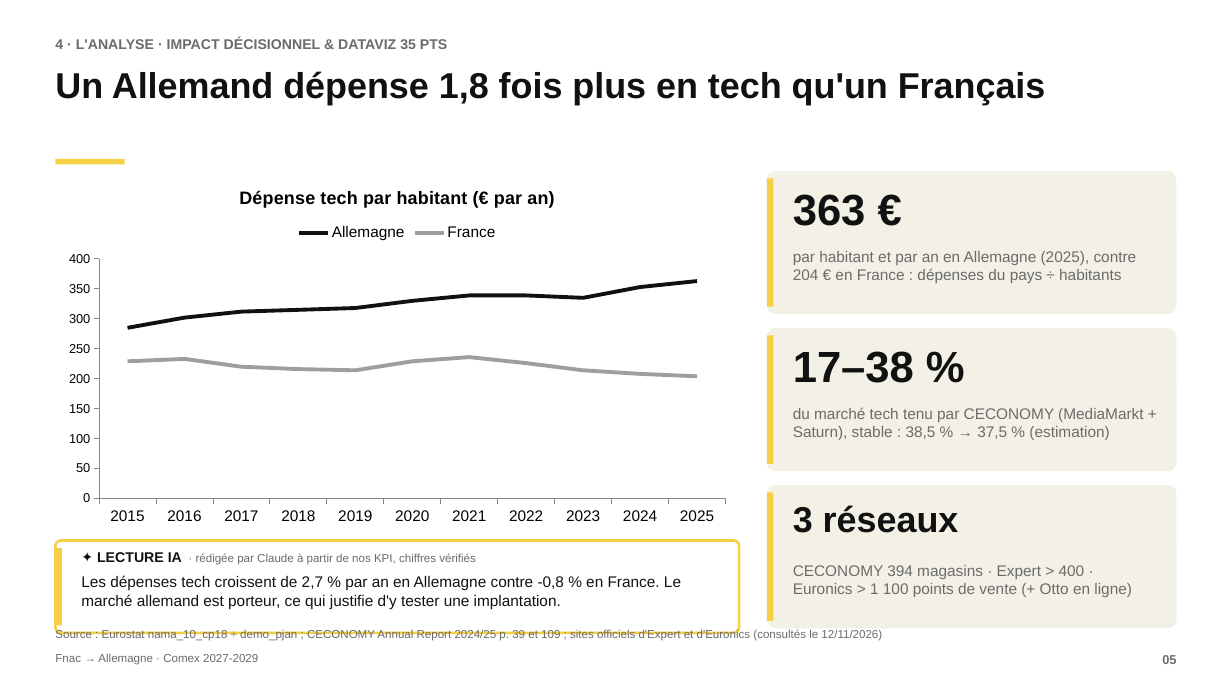
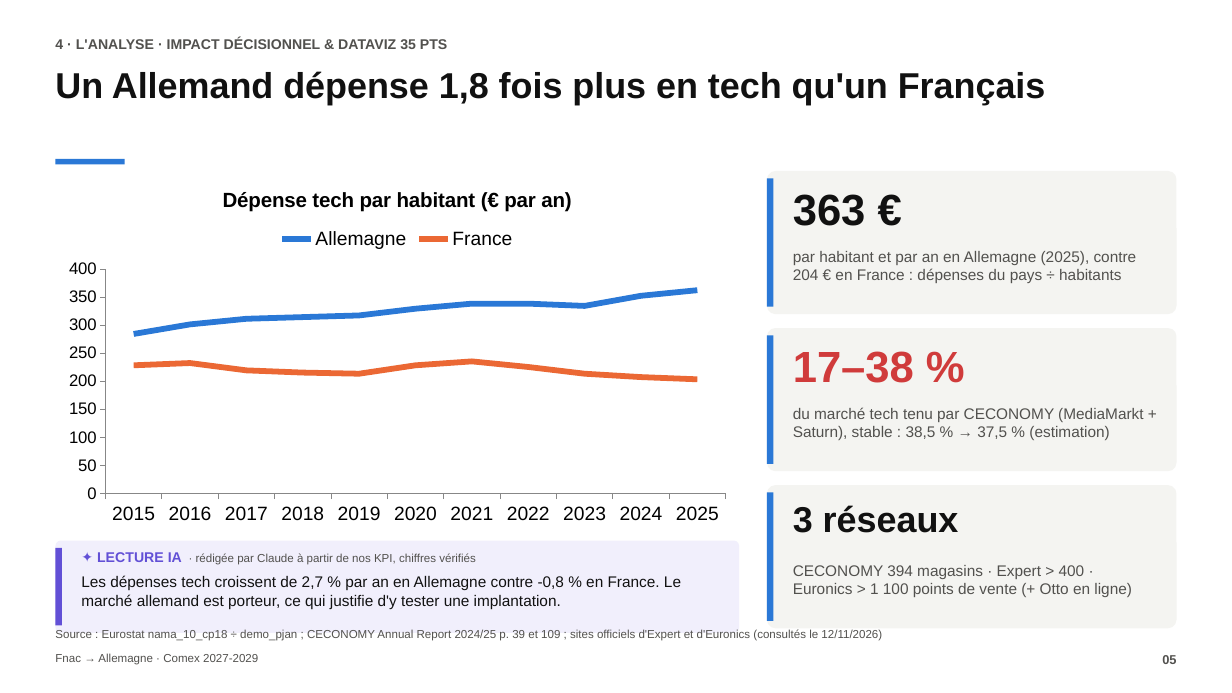
Before and after one commit to romane13long-source/fnac-expansion-allemagne, a slide deck: slide 5 of docs/Comex_Fnac_Allemagne.pptx. Drawn at 1232x693 pixels with LibreOffice and Linux fonts; fonts in the diff are those of the drawing. Boxes give left, top, right and bottom in pixels: in the first picture for what was removed or moved away, otherwise in the second. Text is boxed around its words. In the diff, an @@ line names an element or a change of style, - is before the commit and + after.

```diff
--- a/docs/Comex_Fnac_Allemagne.pptx
+++ b/docs/Comex_Fnac_Allemagne.pptx
@@ line chart at (x1=55, y1=171, x2=739, y2=531) @@
@@ colour of Allemagne #111111 to #2A78D6 @@
@@ colour of France #9E9E9E to #EB6834 @@
@@ value axis changed @@
@@ lettering changed @@
@@ text "17–38 %" at (x1=793, y1=351, x2=914, y2=383): text colour #111111 to #D03B3B @@
@@ fill #F6CF45 to #2A78D6 in 4 elements at (x1=55, y1=159, x2=125, y2=165), (x1=767, y1=178, x2=774, y2=307), (x1=767, y1=335, x2=774, y2=464), (x1=767, y1=493, x2=774, y2=621) @@
@@ fill #F3F0E6 to #F4F4F1 in 3 elements at (x1=767, y1=171, x2=1177, y2=314), (x1=767, y1=328, x2=1177, y2=471), (x1=767, y1=485, x2=1177, y2=628) @@
@@ rounded rectangle at (x1=55, y1=541, x2=739, y2=633): fill #FFFFFF to #F1EFFC; outline #F6CF45 2 pt to none @@
@@ rectangle at (x1=55, y1=548, x2=62, y2=626): fill #F6CF45 to #6250D6 @@
@@ text at (x1=97, y1=552, x2=476, y2=565): text colour #111111 to #6250D6 in "✦ LECTURE IA"; text colour #6B6B6B to #52514E in "· rédigée par Claude à partir de ..." @@
@@ text colour #6B6B6B to #52514E in 7 elements at (x1=55, y1=37, x2=447, y2=49), (x1=55, y1=654, x2=258, y2=665), (x1=1162, y1=655, x2=1176, y2=664), (x1=793, y1=251, x2=1137, y2=283), (x1=793, y1=407, x2=1143, y2=440), (x1=793, y1=565, x2=1132, y2=597), (x1=55, y1=629, x2=882, y2=641) @@
```
Also in this commit, not shown: 11 other slides changed, 6 other files.
